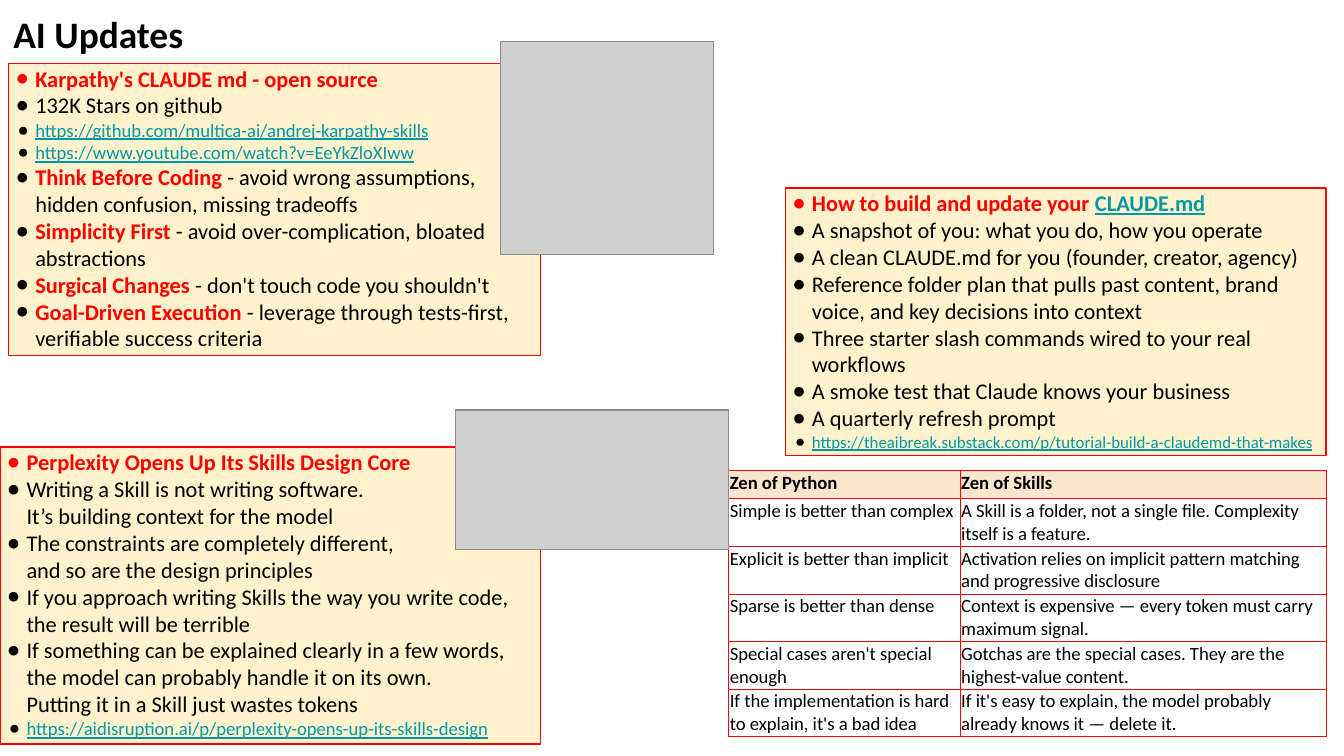
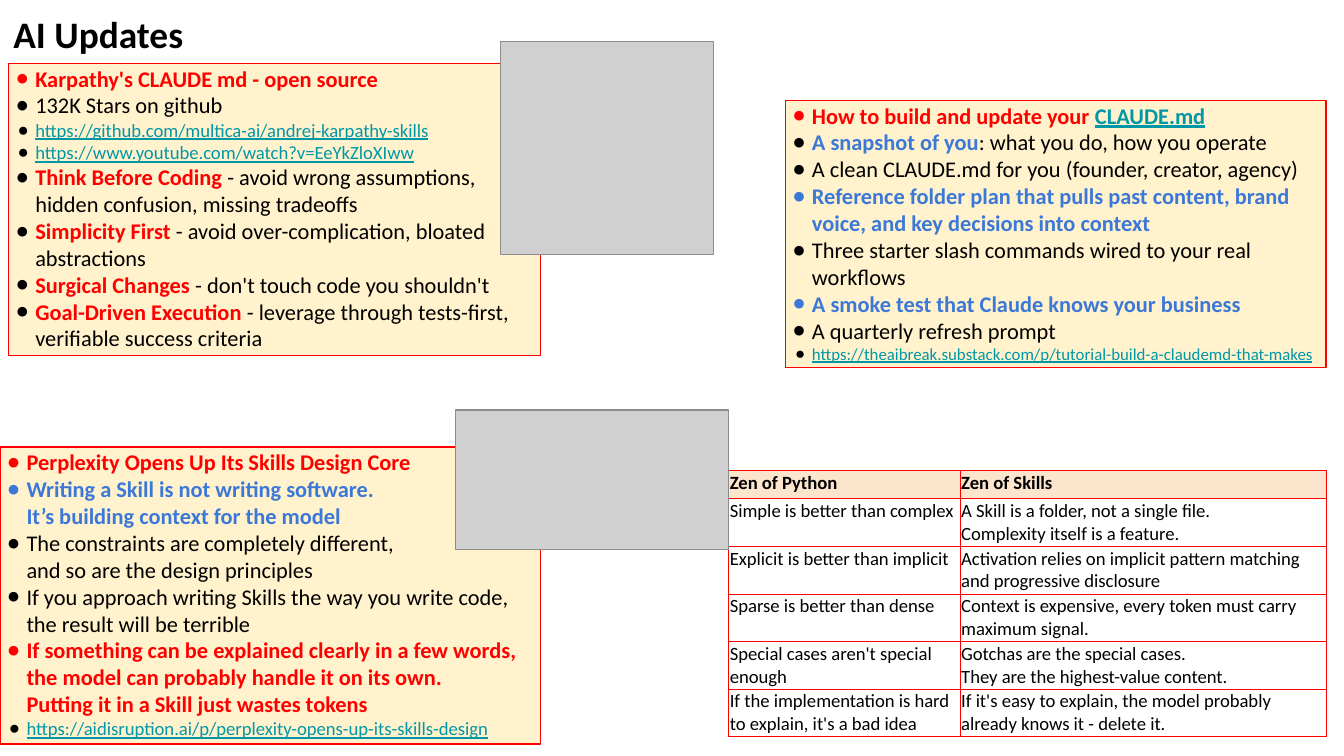
Before and after one commit to lselector/seminar, a slide deck: slide 10 of 2026/2026-05-22-AI-Updates.pptx (slide 9 before the commit). Drawn at 1344x756 pixels with LibreOffice and Linux fonts; fonts in the diff are those of the drawing; grey boxes stand for pictures. Boxes give left, top, right and bottom in pixels: in the first picture for what was removed or moved away, otherwise in the second. Text is boxed around its words. In the diff, an @@ line names an element or a change of style, - is before the commit and + after.

```diff
--- a/2026/2026-05-22-AI-Updates.pptx
+++ b/2026/2026-05-22-AI-Updates.pptx
@@ rectangle "How to build and update ...": place and size @@
-rectangle "How to build and update ..." at <box>785,188,1325,456</box>
+rectangle "How to build and update ..." at <box>785,101,1325,368</box>
@@ text in rectangle at <box>812,134,1290,316</box>: text colour #000000 to #3C78D8, bold on in "A snapshot of you:", "Reference folder plan that pulls past content, ...", "A smoke test that Claude knows your ..."; bullet colour #000000 to #3C78D8 @@
@@ table at <box>728,470,1325,756</box> @@
-row 4, column 2: Context is expensive — every token must carry maximum signal.
+row 4, column 2: Context is expensive, every token must carry maximum signal.
-row 6, column 2: If it's easy to explain, the model probably already knows it — delete it.
+row 6, column 2: If it's easy to explain, the model probably already knows it - delete it.
@@ text in rectangle at <box>27,481,516,716</box>: text colour #000000 to #3C78D8 in "Writing a Skill is not writing software. ..."; bold on in "Writing a Skill is not writing software. ...", "If something can be explained clearly in ..."; text colour #000000 to #FF0000 in "If something can be explained clearly in ..."; bullet colour #000000 to #3C78D8; bullet colour #000000 to #FF0000 @@
```
Also in this commit, not shown: 20 other slides changed, 2 slides added, 1 slide removed.
